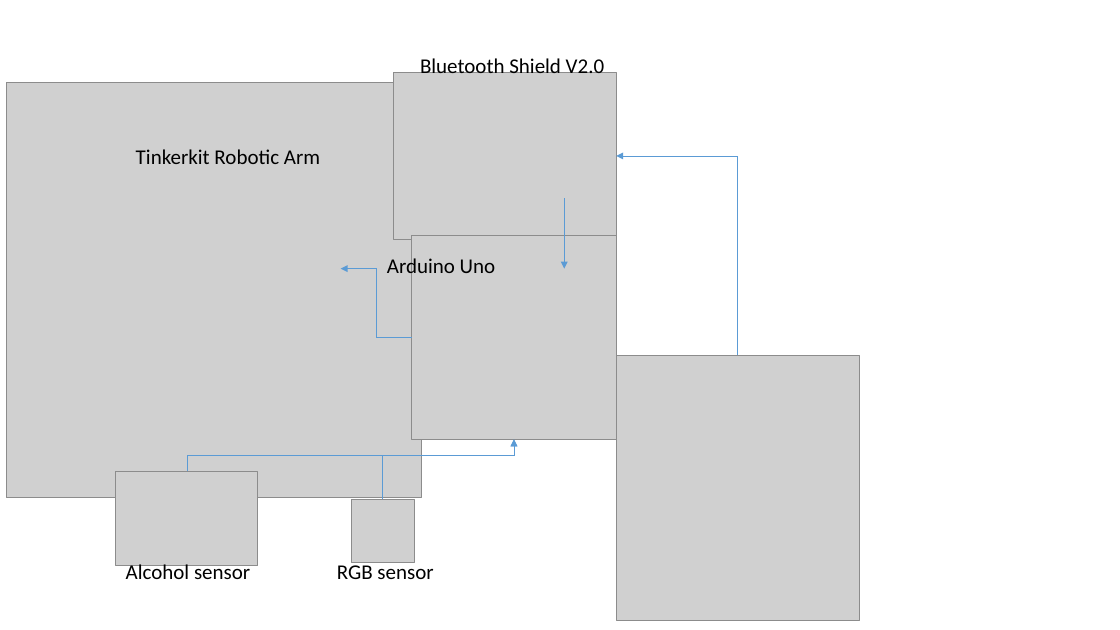
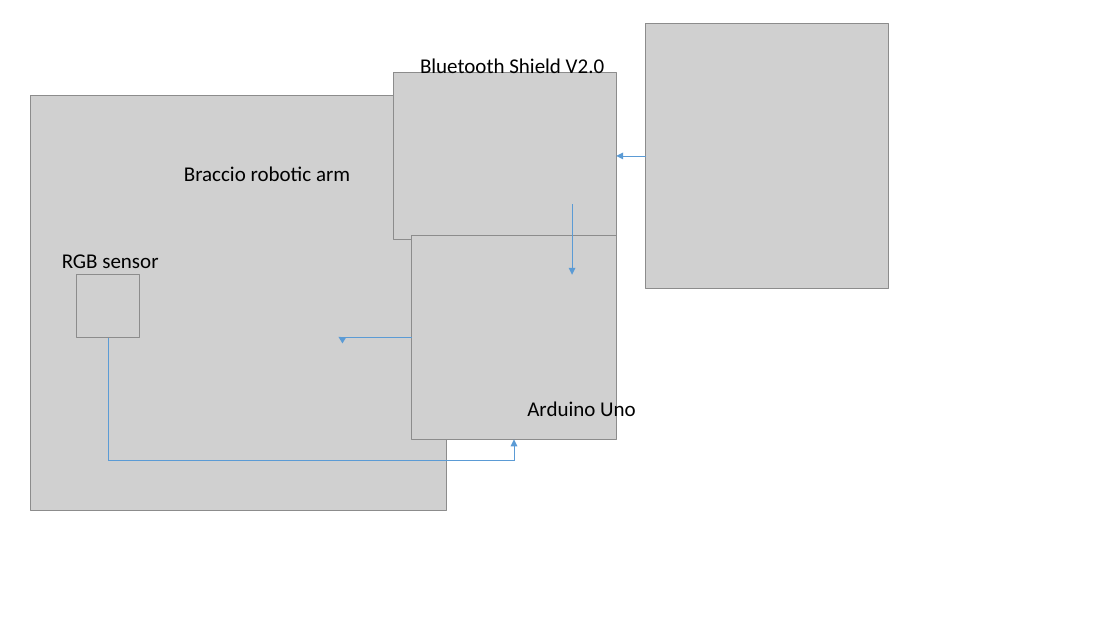
Before and after one commit to schoenandreas/Android_Praktikum, a slide deck: slide 1 of 01_Software Requirements Specification/Zeichnungen.pptx. Drawn at 1120x630 pixels with LibreOffice and Linux fonts; fonts in the diff are those of the drawing; grey boxes stand for pictures. Boxes give left, top, right and bottom in pixels: in the first picture for what was removed or moved away, otherwise in the second. Text is boxed around its words. In the diff, an @@ line names an element or a change of style, - is before the commit and + after.

```diff
--- a/01_Software Requirements Specification/Zeichnungen.pptx
+++ b/01_Software Requirements Specification/Zeichnungen.pptx
@@ picture: place and size @@
-picture at box(617, 355, 860, 620)
+picture at box(646, 24, 889, 288)
@@ picture: place and size @@
-picture at box(6, 82, 421, 497)
+picture at box(31, 95, 446, 510)
@@ text at box(184, 166, 350, 181): text changed @@
-Tinkerkit Robotic Arm
+Braccio robotic arm
@@ elbow arrow moved from (738, 355) - (617, 156) to (646, 156) - (617, 156) @@
@@ arrow moved from (565, 198) - (565, 269) to (572, 204) - (572, 275) @@
@@ text "RGB sensor" rewrapped from box(337, 562, 433, 579) to box(62, 254, 158, 275) @@
@@ picture: place and size @@
-picture at box(351, 499, 414, 562)
+picture at box(76, 275, 139, 338)
@@ elbow arrow moved from (383, 499) - (514, 439) to (108, 338) - (514, 439) @@
@@ elbow arrow moved from (412, 337) - (340, 269) to (412, 337) - (339, 337) @@
@@ text "Arduino Uno": place and size @@
-text "Arduino Uno" at box(387, 256, 496, 280)
+text "Arduino Uno" at box(527, 399, 636, 423)
@@ elbow arrow removed from (187, 471) to (514, 439) @@
@@ picture removed at box(116, 471, 258, 565) @@
@@ text removed at box(126, 562, 250, 579) @@
-Alcohol sensor
```
Also in this commit, not shown: 7 other files.
